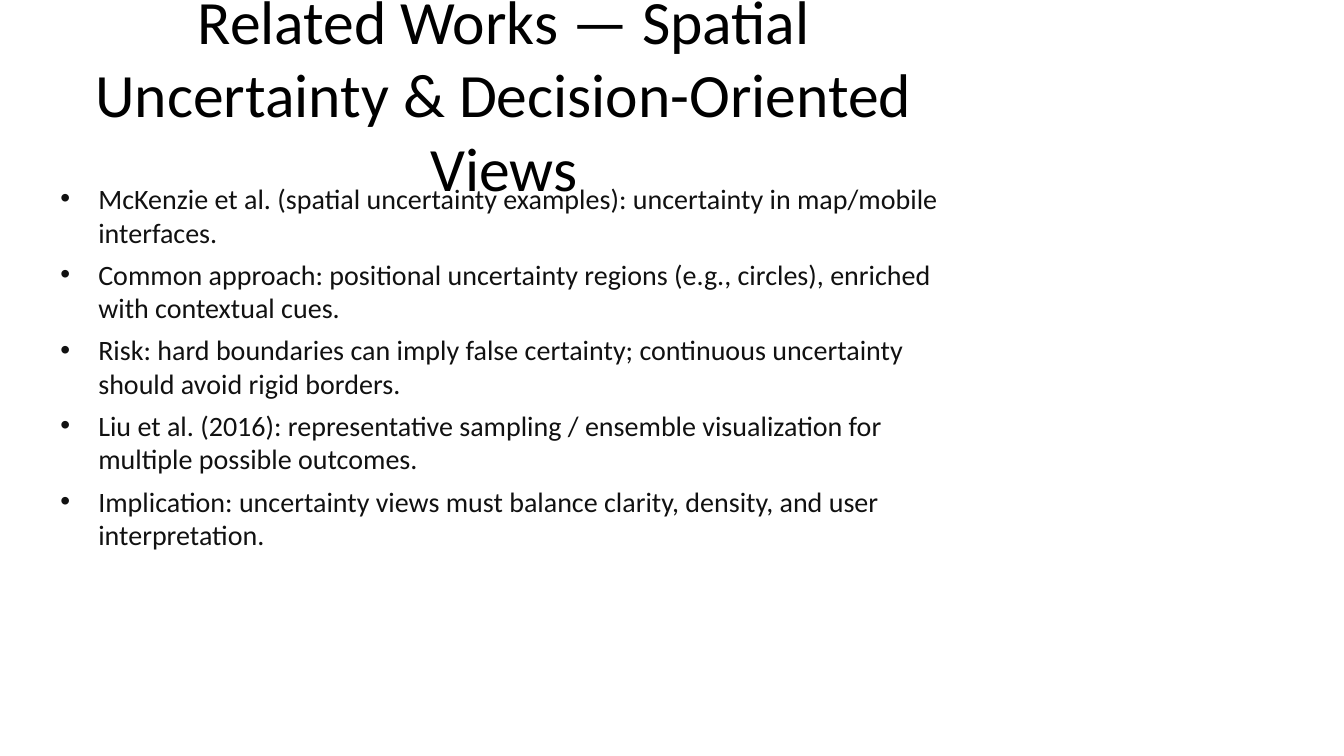
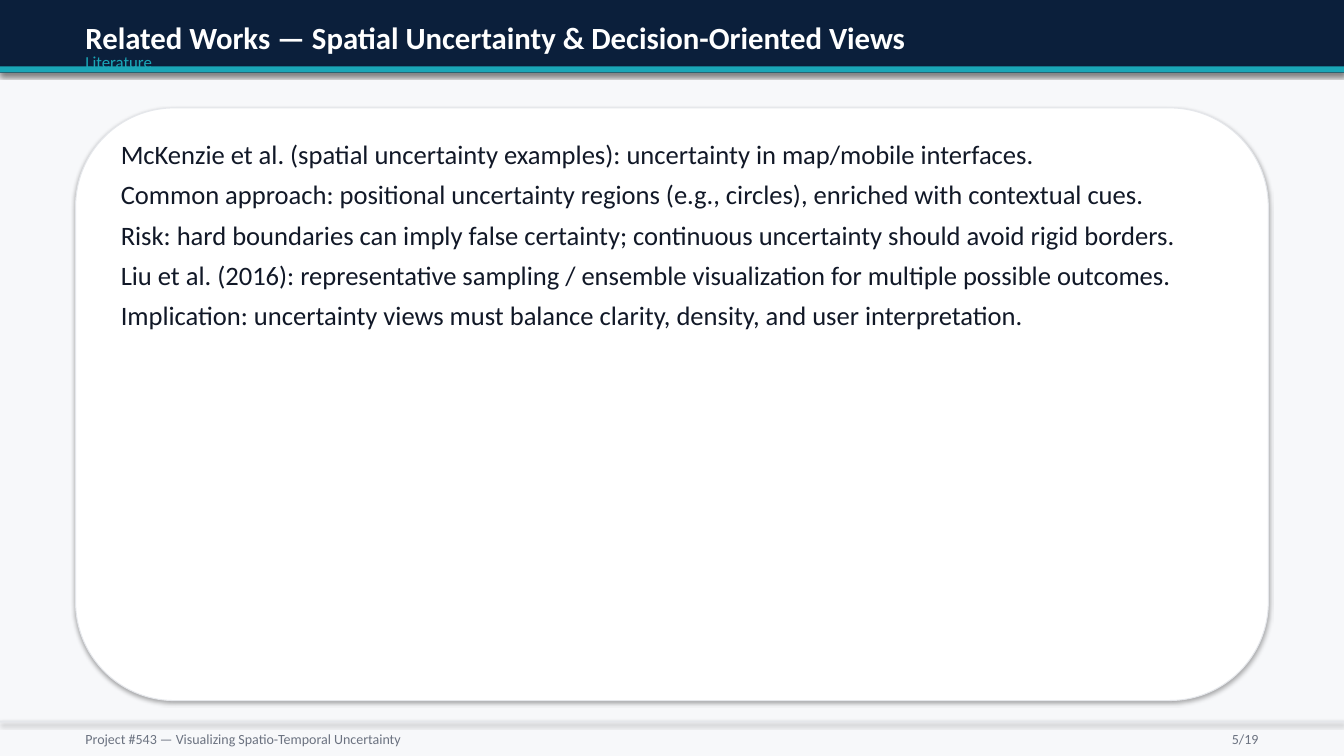
Before and after one commit to mufasa-349/GRAD-Project-Proposal-Presentation, a slide deck: slide 5 of out/Project_543_Uncertainty_Visualization.pptx. Drawn at 1344x756 pixels with LibreOffice and Linux fonts; fonts in the diff are those of the drawing. Boxes give left, top, right and bottom in pixels: in the first picture for what was removed or moved away, otherwise in the second. Text is boxed around its words. In the diff, an @@ line names an element or a change of style, - is before the commit and + after.

```diff
--- a/out/Project_543_Uncertainty_Visualization.pptx
+++ b/out/Project_543_Uncertainty_Visualization.pptx
@@ background #FFFFFF to #F7F8FA @@
@@ rectangle added at [0,0,1344,73], fill #0B1F3B @@
@@ text "Related Works — Spatial Uncertainty ...": place and size @@
-text "Related Works — Spatial Uncertainty ..." at [95,1,911,206]
+text "Related Works — Spatial Uncertainty ..." at [85,27,905,58]
@@ text "Related Works — Spatial Uncertainty ..." at [85,27,905,58]: size 44 to 22 pt, text colour #000000 to #FFFFFF, bold on; alignment centre to left; vertical alignment middle to top @@
@@ text added at [85,57,151,72], 12 pt, text #1AA6B7 @@
+Literature
@@ rectangle added at [0,67,1344,73], fill #1AA6B7 @@
@@ rounded rectangle added at [76,108,1268,701], fill #FFFFFF, outline #E5E7EB 0.75 pt @@
@@ text "McKenzie et al. (spatial uncertainty ...": place and size @@
-text "McKenzie et al. (spatial uncertainty ..." at [98,186,937,550]
+text "McKenzie et al. (spatial uncertainty ..." at [121,144,1174,330]
@@ text "McKenzie et al. (spatial uncertainty ..." at [121,144,1174,330]: size 20 to 19 pt, text colour #111111 to #111827; bullet • to none @@
@@ rectangle added at [0,721,1344,723], fill #E5E7EB @@
@@ text added at [85,734,401,747], 10 pt, text #6B7280 @@
+Project #543 — Visualizing Spatio-Temporal Uncertainty
@@ text added at [1232,734,1259,745], 10 pt, text #6B7280 @@
+5/19
```
Also in this commit, not shown: 17 other slides changed, 1 slide added, 1 slide removed, 1 other file.
